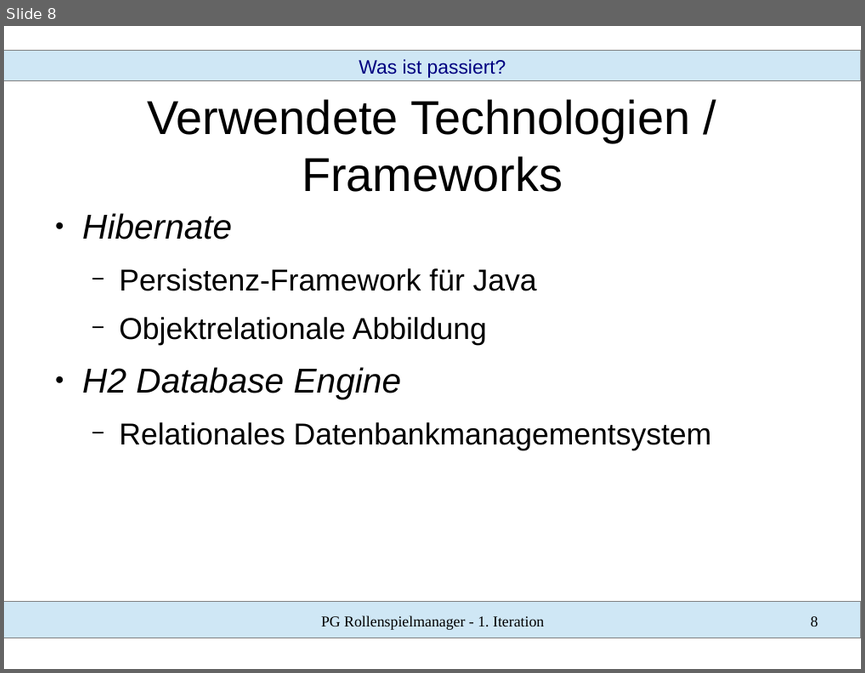
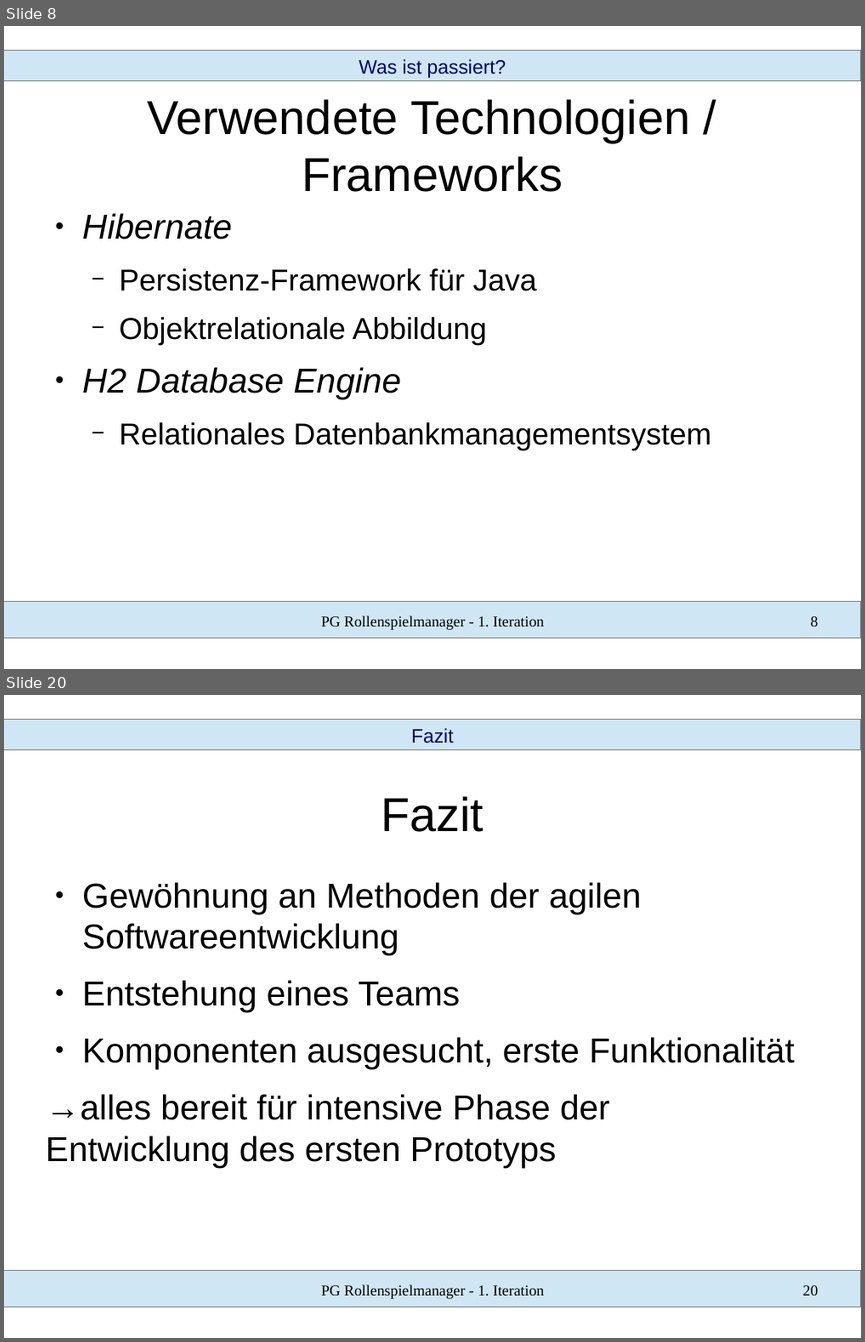
Before and after one commit to SWT-Projektgruppe-2015/Rollenspielmanager, a slide deck: Dokumente/01 Iteration/vortrag.odp. Shown one above the other, each under a label of ours: slide 8 before the commit, slides 8 and 20 after it; the slides between them are not shown. The pictures are 865x673 and 865x1342 pixels, drawn with LibreOffice and Linux fonts; fonts in the diff are those of the drawing. Boxes give left, top, right and bottom in pixels: in the first picture for what was removed or moved away, otherwise in the second. Text is boxed around its words. In the diff, an @@ line names an element or a change of style, - is before the commit and + after.

Commit message:
Prototyp für Vortrag; es fehlen noch Informationen

```diff
--- a/Dokumente/01 Iteration/vortrag.odp
+++ b/Dokumente/01 Iteration/vortrag.odp
@@ slide 20 added at (x1=4, y1=695, x2=861, y2=1338), background #FFFFFF; not listed: 2 template elements that a slide beside it also shows @@
@@ text added at (x1=411, y1=728, x2=453, y2=743), 18 pt, text #000080 @@
+Fazit
@@ title added at (x1=381, y1=796, x2=483, y2=832), 44 pt, text #000000 @@
+Fazit
@@ text added at (x1=46, y1=882, x2=794, y2=1167), 32 pt, text #000000 @@
+● Gewöhnung an Methoden der agilen Softwareentwicklung
+● Entstehung eines Teams
+● Komponenten ausgesucht, erste Funktionalität
+→alles bereit für intensive Phase der Entwicklung des ersten Prototyps
@@ text added at (x1=321, y1=1284, x2=544, y2=1299), 14 pt, text #000000 @@
+PG Rollenspielmanager - 1. Iteration
@@ page number added at (x1=803, y1=1285, x2=818, y2=1295), 14 pt, text #000000 @@
+20
```
Also in this commit, not shown: 5 slides changed, 11 other slides added, 1 slide removed, 4 other files.
